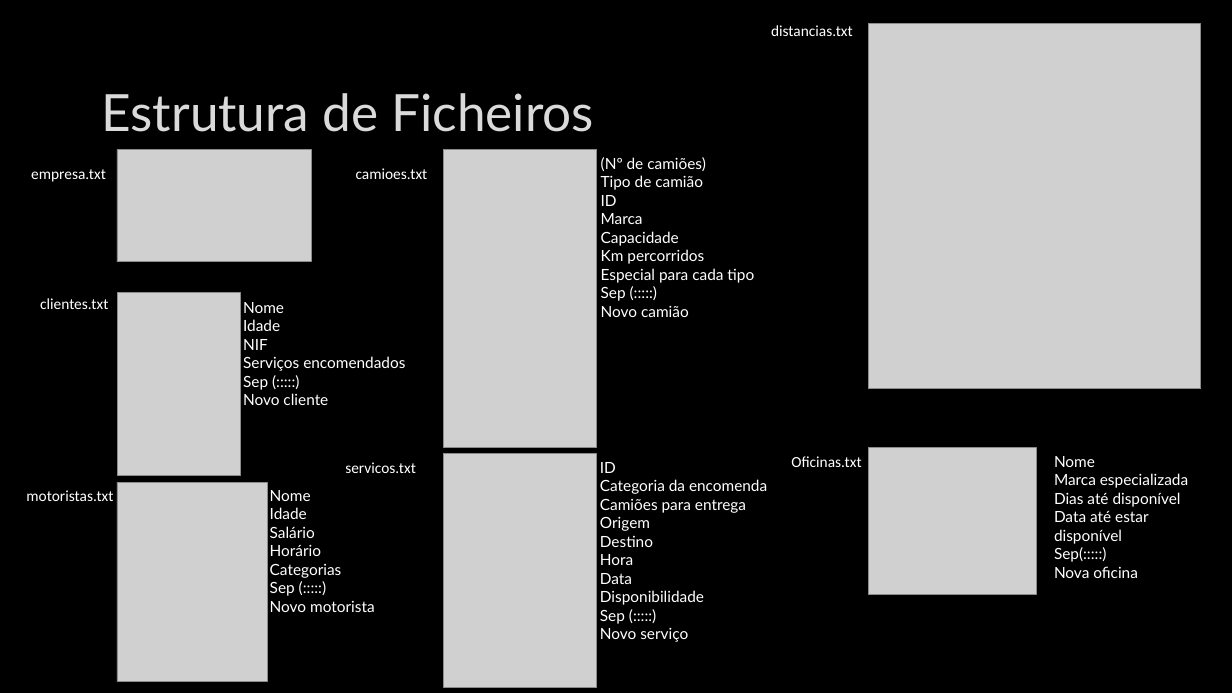
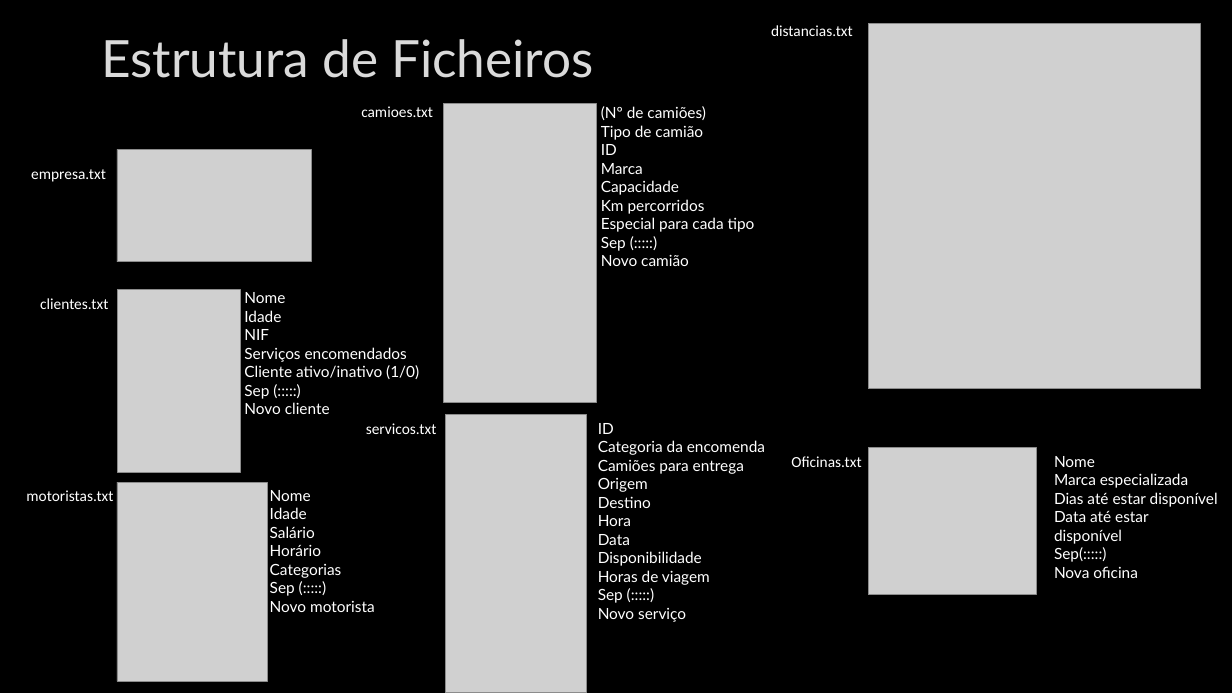
Before and after one commit to Caio-Nogueira/1-Projeto_AEDA, a slide deck: slide 5 of empresa_transportes.pptx. Drawn at 1232x693 pixels with LibreOffice and Linux fonts; fonts in the diff are those of the drawing; grey boxes stand for pictures; background and template pictures are left out. Boxes give left, top, right and bottom in pixels: in the first picture for what was removed or moved away, otherwise in the second. Text is boxed around its words. In the diff, an @@ line names an element or a change of style, - is before the commit and + after.

```diff
--- a/empresa_transportes.pptx
+++ b/empresa_transportes.pptx
@@ title "Estrutura de Ficheiros": place and size @@
-title "Estrutura de Ficheiros" at <box>102,93,594,132</box>
+title "Estrutura de Ficheiros" at <box>101,39,594,78</box>
@@ text "camioes.txt": place and size @@
-text "camioes.txt" at <box>356,168,428,179</box>
+text "camioes.txt" at <box>361,106,433,117</box>
@@ picture: place and size @@
-picture at <box>444,150,597,448</box>
+picture at <box>444,104,597,402</box>
@@ text "(Nº de camiões)": place and size @@
-text "(Nº de camiões)" at <box>601,157,754,317</box>
+text "(Nº de camiões)" at <box>601,106,755,266</box>
@@ text "Nome": place and size @@
-text "Nome" at <box>243,302,405,405</box>
+text "Nome" at <box>244,292,419,414</box>
@@ text at <box>244,365,419,379</box>: paragraph added @@
+Cliente ativo/inativo (1/0)
@@ text "servicos.txt": place and size @@
-text "servicos.txt" at <box>345,462,416,473</box>
+text "servicos.txt" at <box>366,423,437,434</box>
@@ picture: place and size @@
-picture at <box>444,454,597,688</box>
+picture at <box>445,415,587,693</box>
@@ text "ID": place and size @@
-text "ID" at <box>600,462,767,642</box>
+text "ID" at <box>598,423,765,622</box>
@@ text at <box>1054,492,1218,507</box>: text changed @@
-Dias até disponível
+Dias até estar disponível
@@ text at <box>598,570,710,585</box>: paragraph added @@
+Horas de viagem
```
Also in this commit, not shown: 1 other file.
